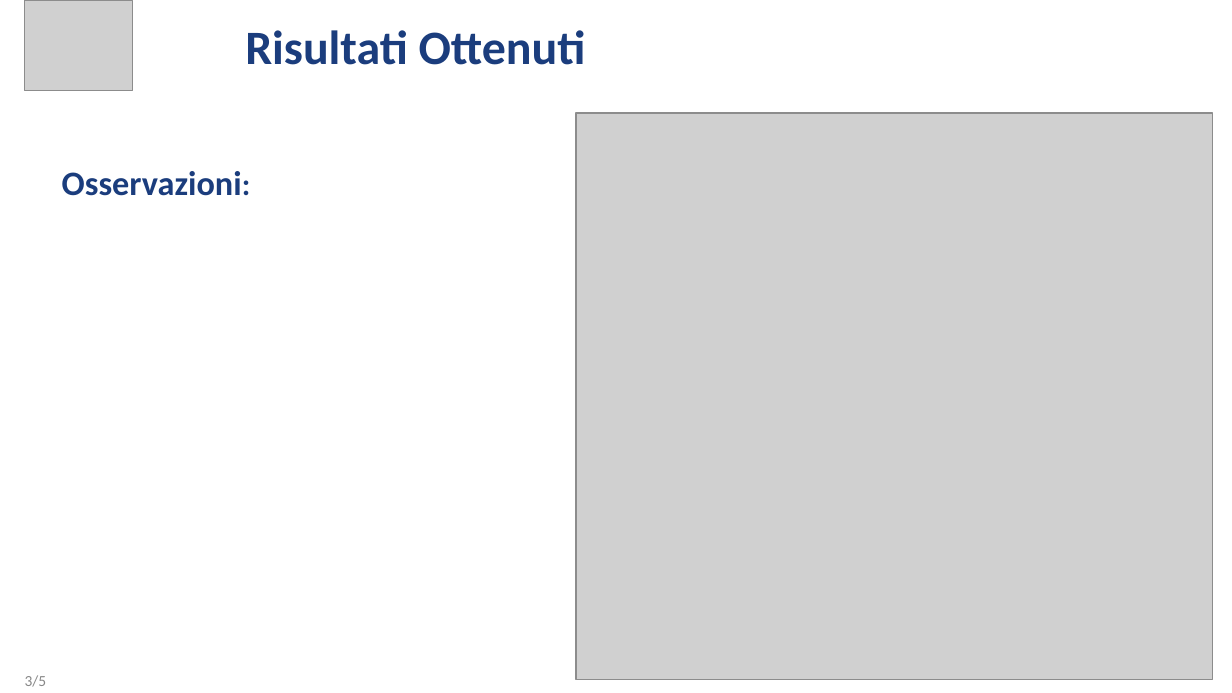
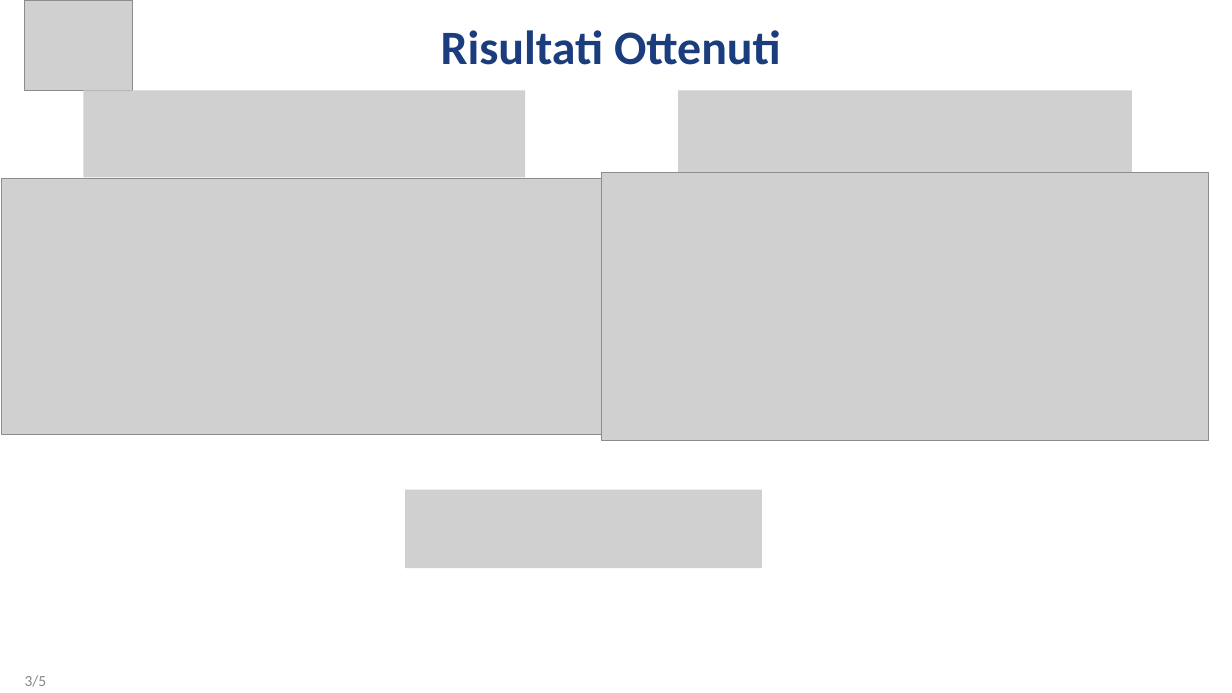
Before and after one commit to Eros-Pinzani/Statistical-Learning, a slide deck: slide 3 of Homework1/Presentazione_da_terminare.pptx. Drawn at 1232x693 pixels with LibreOffice and Linux fonts; fonts in the diff are those of the drawing; grey boxes stand for pictures. Boxes give left, top, right and bottom in pixels: in the first picture for what was removed or moved away, otherwise in the second. Text is boxed around its words. In the diff, an @@ line names an element or a change of style, - is before the commit and + after.

```diff
--- a/Homework1/Presentazione_da_terminare.pptx
+++ b/Homework1/Presentazione_da_terminare.pptx
@@ text "Risultati Ottenuti": place and size @@
-text "Risultati Ottenuti" at (245,30,586,65)
+text "Risultati Ottenuti" at (441,30,781,65)
@@ picture added at (84,90,526,177) @@
@@ picture removed at (577,113,1214,680) @@
@@ picture added at (678,90,1131,177) @@
@@ picture added at (1,179,609,435) @@
@@ text removed at (62,171,242,196) @@
-Osservazioni:
@@ picture added at (601,172,1209,441) @@
@@ picture added at (405,490,763,569) @@
```
Also in this commit, not shown: 1 slide added, 1 slide removed.
